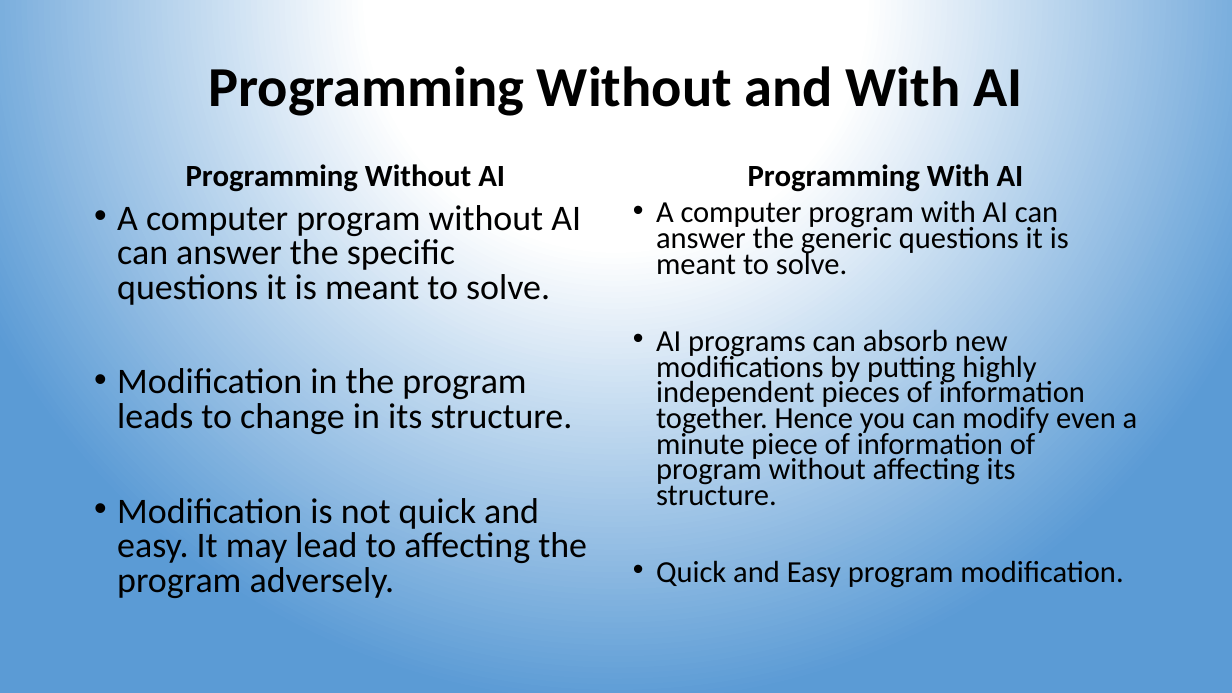
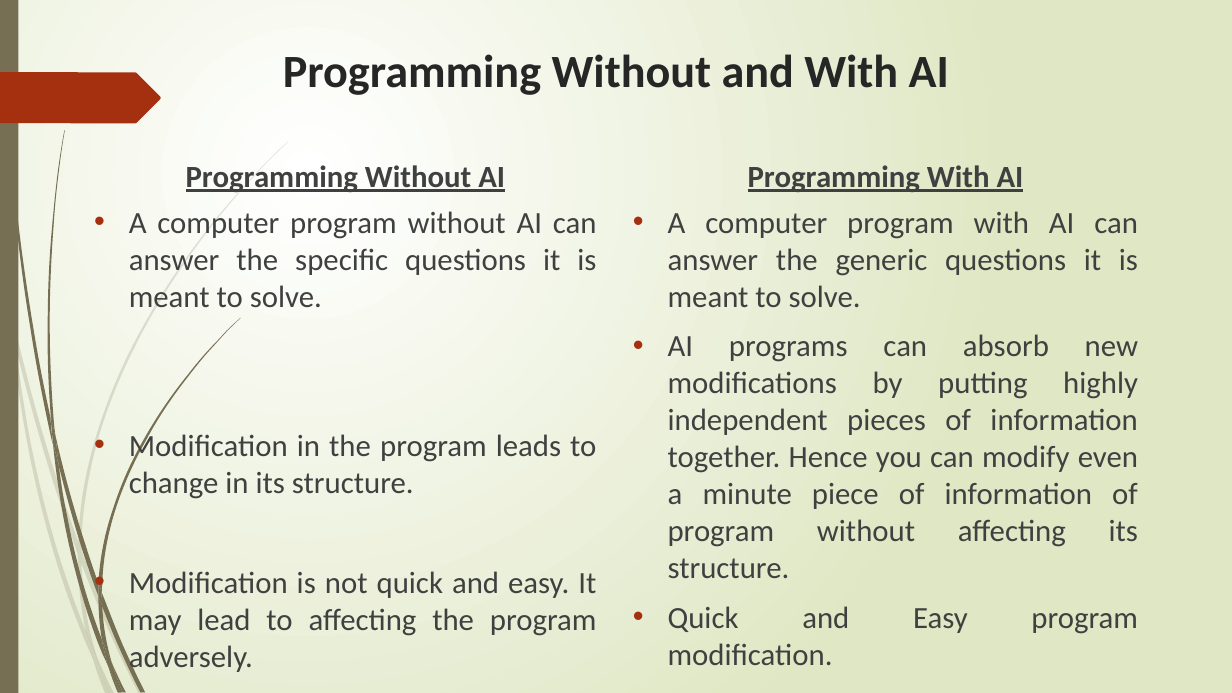
Before and after one commit to lalitgiri/Angular_Practice_Program, a slide deck: slide 13 of Ecommerce-Project/report data/colloquium.pptx. Drawn at 1232x693 pixels with LibreOffice and Linux fonts; fonts in the diff are those of the drawing. Boxes give left, top, right and bottom in pixels: in the first picture for what was removed or moved away, otherwise in the second. Text is boxed around its words. In the diff, an @@ line names an element or a change of style, - is before the commit and + after.

```diff
--- a/Ecommerce-Project/report data/colloquium.pptx
+++ b/Ecommerce-Project/report data/colloquium.pptx
@@ background gradient #FFFFFF to #5B9BD5 to gradient #FFFFFF to #DFE8C4 @@
@@ rectangle added at bbox=[0, 0, 18, 693], fill #766F54 @@
@@ title "Programming Without and With AI" at bbox=[283, 54, 949, 95]: size 44 to 36 pt, text colour #000000 to #262626; line spacing 0.9 to 1; vertical alignment middle to top @@
@@ freeform shape added at bbox=[0, 72, 161, 123], fill #A53010 @@
@@ text "Programming Without AI" at bbox=[186, 165, 505, 192]: text colour #000000 to #404040, underline on; line spacing 0.9 to 1 @@
@@ text "Programming With AI" at bbox=[748, 165, 1024, 192]: text colour #000000 to #404040, underline on; line spacing 0.9 to 1 @@
@@ text "A computer program without AI ..." at bbox=[129, 211, 597, 675]: size 28 to 24 pt, text colour #000000 to #404040; alignment left to justified; indent changed; line spacing 0.8 to 1 @@
@@ text "A computer program with AI ..." at bbox=[668, 211, 1138, 634]: size 23.8 to 24 pt, text colour #000000 to #404040; alignment left to justified; indent changed; line spacing 0.7 to 1 @@
@@ group added at bbox=[0, 141, 288, 693]: 10 freeform shapes @@
@@ group added at bbox=[3, 0, 240, 693]: 12 freeform shapes @@
```
Also in this commit, not shown: 28 other slides changed, 23 other files.
